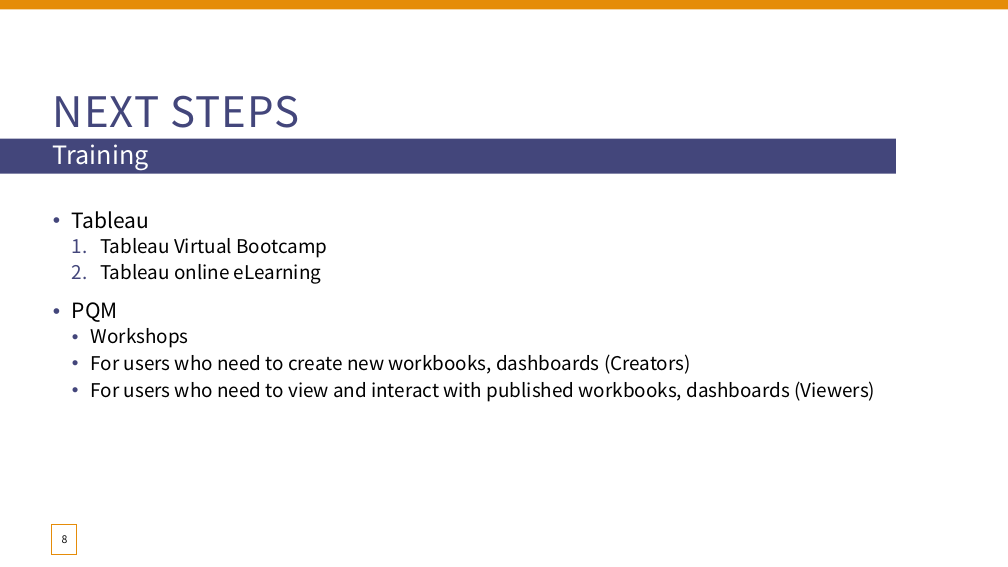
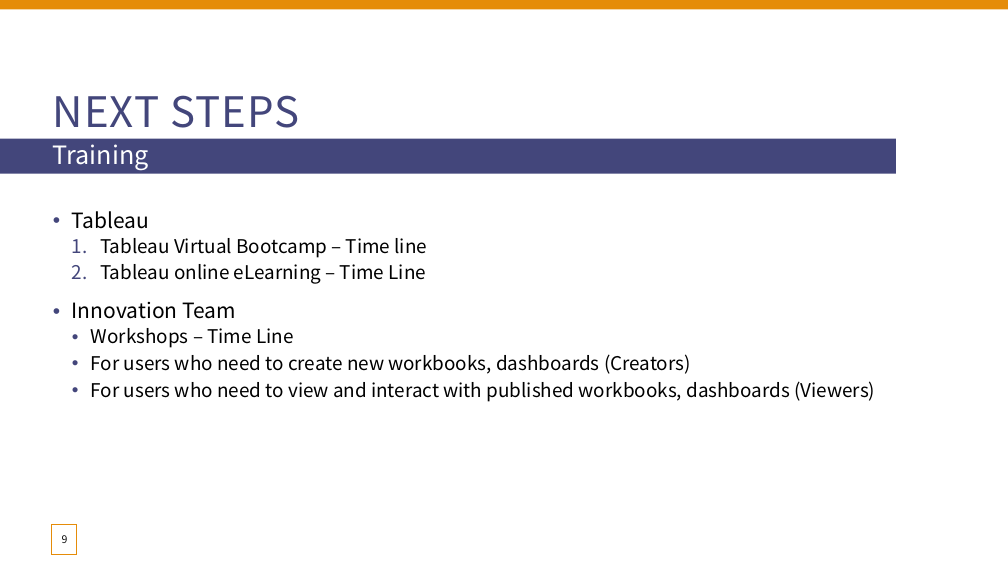
Before and after one commit to xiangshang4/RMD, a slide deck: slide 9 of Mizuho dashboard.pptx (slide 8 before the commit). Drawn at 1008x567 pixels with LibreOffice and Linux fonts; fonts in the diff are those of the drawing. Boxes give left, top, right and bottom in pixels: in the first picture for what was removed or moved away, otherwise in the second. Text is boxed around its words. In the diff, an @@ line names an element or a change of style, - is before the commit and + after.

```diff
--- a/Mizuho dashboard.pptx
+++ b/Mizuho dashboard.pptx
@@ text at [72, 238, 428, 348]: text changed @@
-  1. Tableau Virtual Bootcamp
-  2. Tableau online eLearning
-• PQM
-  • Workshops
+  1. Tableau Virtual Bootcamp – Time line
+  2. Tableau online eLearning – Time Line
+• Innovation Team
+  • Workshops – Time Line
@@ page number at [62, 535, 68, 543]: text changed @@
-8
+9
```
Also in this commit, not shown: 4 other slides changed, 13 slides added.
